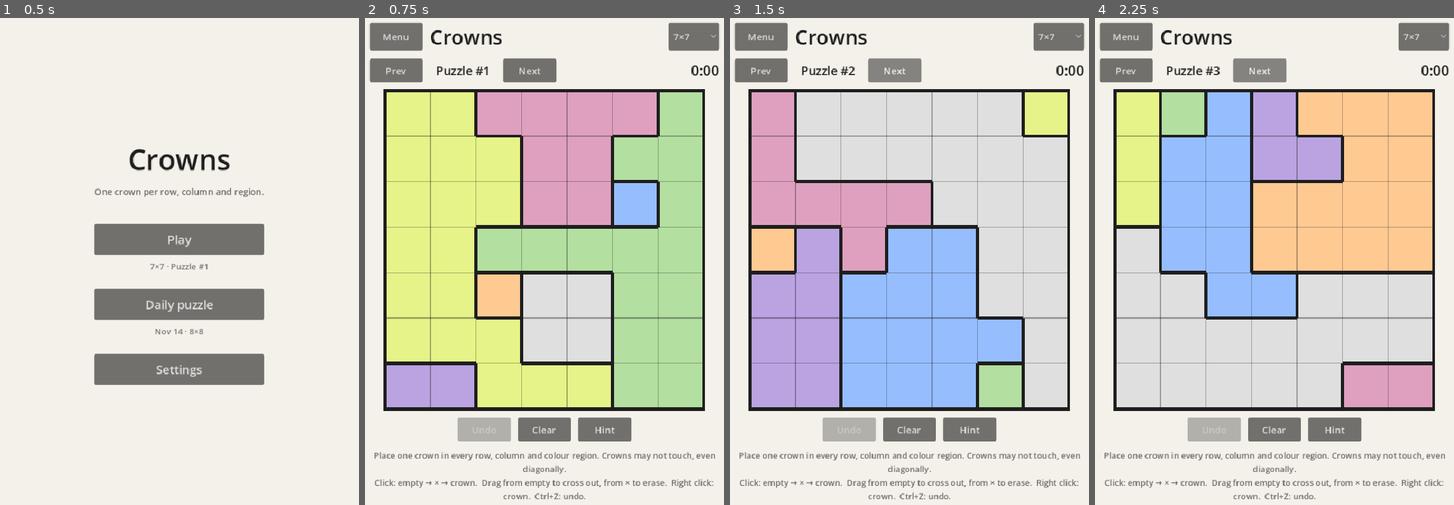
Above: before the commit, frames 1-4 (left to right).
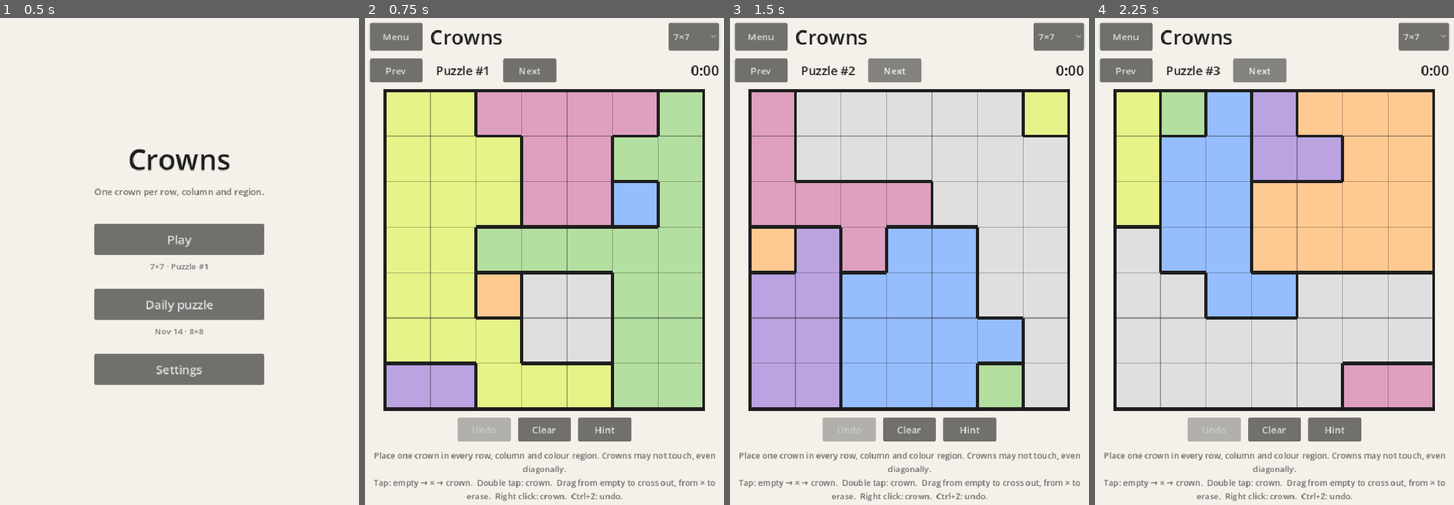
Above: after the commit, the same moments.

Repository: ascteroido/Crowns
Game: Godot game, scene res://main.tscn
Same seed, same stepped clock (60 frames per second), same inputs: the game is played once before the commit and once after it.
Inputs:
- Up to frame 1 (0.5 s): no input
- Up to frame 2 (0.75 s): click "Play" at 0.5 s
- Up to frame 3 (1.5 s): click "Next" at 1.25 s
- Up to frame 4 (2.25 s): click "Next" at 2 s

Frame 1 is identical in both runs. In frame 2, 1.0% of the frame differs, in the area x 2-98%, y 94-100%; in frame 3, 1.0%; in frame 4, 1.0%.

Commit message:
Place a crown on double tap for touch controls
Touchscreens have no right click, so two quick taps on a cell now place
a crown; single taps and drags behave as before.

Co-Authored-By: Claude Opus 5.5 <noreply@anthropic.com>

Diff:
--- a/scripts/board_view.gd
+++ b/scripts/board_view.gd
@@ -3,7 +3,8 @@
 ##
 ## Left click cycles empty -> cross -> crown -> empty. Dragging from an empty
 ## cell crosses out every empty cell it passes; dragging from a cross erases
-## every cross it passes. Right click toggles a crown.
+## every cross it passes. Double click (or double tap) places a crown. Right
+## click toggles a crown.
 
 const Board := preload("res://scripts/board.gd")
 
@@ -20,6 +21,7 @@
 const BORDER_COLOR := Color("1e1e1e")
 const MARK_COLOR := Color("1e1e1e")
 const CONFLICT_COLOR := Color("d6312b")
+const DOUBLE_TAP_MS := 400
 
 var board: Board:
 	set(value):
@@ -41,6 +43,9 @@
 ## Cross pressed to start a possible erase stroke; becomes a crown if the
 ## press is released without leaving it.
 var _press_cell := Vector2i(-1, -1)
+## Cell and time of the last press that stayed on its cell, for spotting double taps.
+var _tap_cell := Vector2i(-1, -1)
+var _tap_time := -DOUBLE_TAP_MS
 
 
 func _ready() -> void:
@@ -57,7 +62,13 @@
 		if button.pressed and cell.x >= 0:
 			if button.button_index == MOUSE_BUTTON_LEFT:
 				var old := board.get_mark(cell)
-				if board.is_cross(cell):
+				var now := Time.get_ticks_msec()
+				var double_tap := cell == _tap_cell and now - _tap_time < DOUBLE_TAP_MS
+				_tap_cell = Vector2i(-1, -1) if double_tap else cell
+				_tap_time = now
+				if double_tap:
+					_change(cell, Board.Mark.CROWN)
+				elif board.is_cross(cell):
 					_erasing = true
 					_press_cell = cell
 				else:
@@ -72,12 +83,15 @@
 			_finish_stroke()
 	elif event is InputEventMouseMotion and _painting:
 		var cell := _cell_at((event as InputEventMouseMotion).position)
+		if cell != _tap_cell:
+			_tap_cell = Vector2i(-1, -1)
 		if cell.x >= 0 and board.get_mark(cell) == Board.Mark.EMPTY:
 			_change(cell, Board.Mark.CROSS)
 		accept_event()
 	elif event is InputEventMouseMotion and _erasing:
 		var cell := _cell_at((event as InputEventMouseMotion).position)
 		if cell.x >= 0 and cell != _press_cell:
+			_tap_cell = Vector2i(-1, -1)
 			_change(_press_cell, Board.Mark.EMPTY)
 			if board.is_cross(cell):
 				_change(cell, Board.Mark.EMPTY)
--- a/scripts/main.gd
+++ b/scripts/main.gd
@@ -178,7 +178,7 @@
 	actions.add_child(_button("Hint", _on_hint))
 
 	var help := _label("Place one crown in every row, column and colour region. Crowns may not touch, even diagonally.\n"
-			+ "Click: empty → × → crown.  Drag from empty to cross out, from × to erase.  Right click: crown.  Ctrl+Z: undo.", 14)
+			+ "Tap: empty → × → crown.  Double tap: crown.  Drag from empty to cross out, from × to erase.  Right click: crown.  Ctrl+Z: undo.", 14)
 	help.modulate = Color(1, 1, 1, 0.65)
 	help.horizontal_alignment = HORIZONTAL_ALIGNMENT_CENTER
 	help.autowrap_mode = TextServer.AUTOWRAP_WORD_SMART
--- a/tests/ui_test.gd
+++ b/tests/ui_test.gd
@@ -55,14 +55,33 @@
 	var board: Board = main._board
 	_expect(board != null and view.interactive, "puzzle generated and board accepts input")
 
-	# Click empty -> cross -> crown -> empty.
+	# Slow clicks cycle empty -> cross -> crown -> empty.
 	var target := Vector2i(0, (board.solution[0] + 2) % board.size)
+	await _slow_click(view, target)
+	_expect(board.get_mark(target) == Board.Mark.CROSS, "first click crosses")
+	await _slow_click(view, target)
+	_expect(board.get_mark(target) == Board.Mark.CROWN, "second click places a crown")
+	await _slow_click(view, target)
+	_expect(board.get_mark(target) == Board.Mark.EMPTY, "third click empties")
+
+	# A double tap places a crown whatever the cell held.
+	await _slow_click(view, target)
 	await _click(view, target)
-	_expect(board.get_mark(target) == Board.Mark.CROSS, "first click crosses")
+	_expect(board.get_mark(target) == Board.Mark.CROWN, "double tap on empty places a crown")
+	await _slow_click(view, target)
+	await _slow_click(view, target)
+	_expect(board.get_mark(target) == Board.Mark.CROSS, "slow taps keep cycling")
+	await _slow_click(view, target)
 	await _click(view, target)
-	_expect(board.get_mark(target) == Board.Mark.CROWN, "second click places a crown")
+	_expect(board.get_mark(target) == Board.Mark.CROWN, "double tap on a cross places a crown")
 	await _click(view, target)
-	_expect(board.get_mark(target) == Board.Mark.EMPTY, "third click empties")
+	_expect(board.get_mark(target) == Board.Mark.EMPTY, "a third quick tap cycles normally")
+	view._tap_time = -view.DOUBLE_TAP_MS
+	await _touch(view, target)
+	_expect(board.get_mark(target) == Board.Mark.CROSS, "a touchscreen tap crosses")
+	await _touch(view, target)
+	_expect(board.get_mark(target) == Board.Mark.CROWN, "a touchscreen double tap places a crown")
+	main._on_clear()
 
 	# Drag across the bottom row crosses every cell in one undo step.
 	var undo_before: int = main._undo.size()
@@ -72,6 +91,7 @@
 	_expect(main._undo.size() == undo_before + 1, "drag is a single undo step")
 
 	# Dragging from a cross erases every cross it passes, also in one undo step.
+	# Pressing the drag's first cell right after a drag is not a double tap.
 	await _drag_row(view, last)
 	_expect(_count_row(board, last, Board.Mark.EMPTY) == board.size, "drag from a cross erased the row")
 	_expect(main._undo.size() == undo_before + 2, "erase drag is a single undo step")
@@ -245,6 +265,21 @@
 	return count
 
 
+func _touch(view: Control, cell: Vector2i) -> void:
+	for pressed in [true, false]:
+		var event := InputEventScreenTouch.new()
+		event.pressed = pressed
+		event.position = view.get_global_transform() * _cell_center(view, cell)
+		Input.parse_input_event(event)
+		await _frames(1)
+
+
+## A click long enough after the previous one that it can't count as a double tap.
+func _slow_click(view: Control, cell: Vector2i) -> void:
+	view._tap_time = -view.DOUBLE_TAP_MS
+	await _click(view, cell)
+
+
 func _right_click(view: Control, cell: Vector2i) -> void:
 	await _click(view, cell, MOUSE_BUTTON_RIGHT)
 
Not shown, changed: TODO.md
